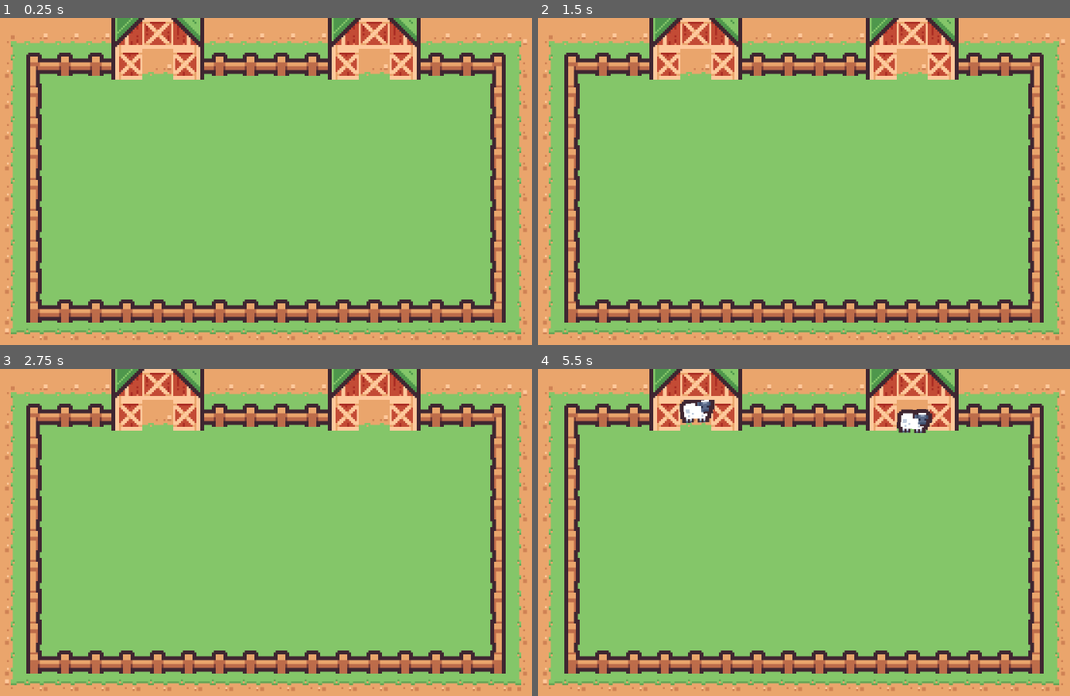
Above: before the commit, frames 1-4 (two rows, left to right).
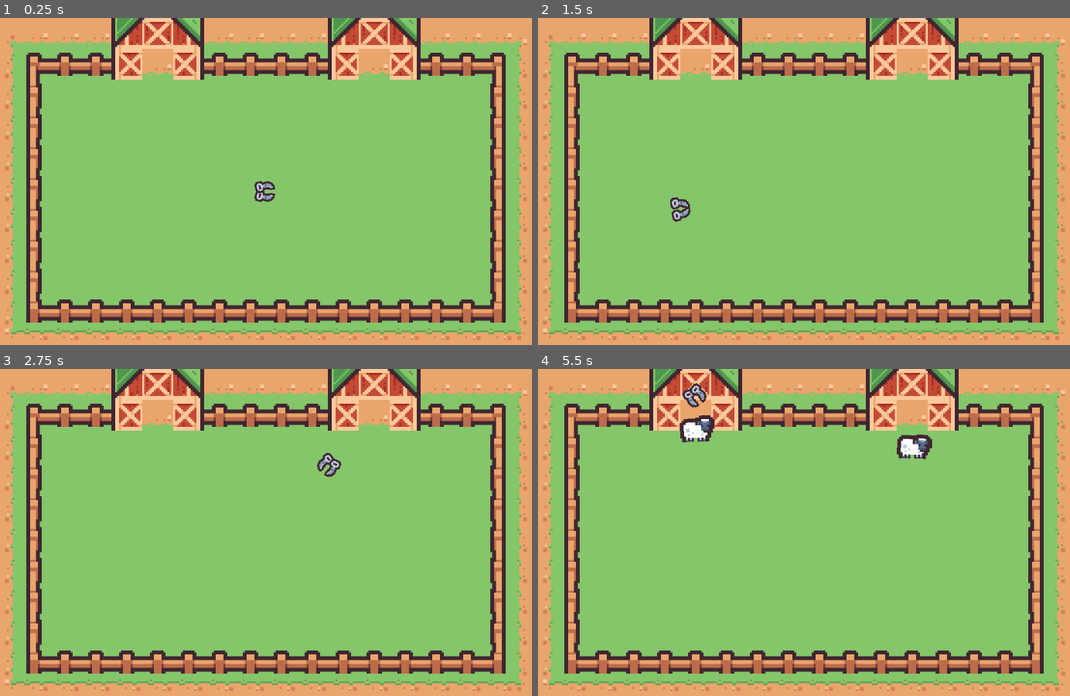
Above: after the commit, the same moments.

Repository: 0ctodice/Kenney-JAM-2026
Game: Godot game, scene res://Scene/world.tscn
Same seed, same stepped clock (60 frames per second), same inputs: the game is played once before the commit and once after it.
Inputs (mouse positions are in pixels of both pictures, inside the frame that each line leads up to):
- Up to frame 1 (0.25 s): no input
- Up to frame 2 (1.5 s): tap Enter at 0.5 s; move the mouse to (942, 174) at 0.52 s; click (942, 174) at 0.67 s; tap Space at 1.25 s; move the mouse to (681, 207) at 1.27 s; click (681, 207) at 1.42 s
- Up to frame 3 (2.75 s): tap Enter at 2 s; move the mouse to (329, 467) at 2.02 s; click (329, 467) at 2.17 s
- Up to frame 4 (5.5 s): tap Space at 2.75 s; move the mouse to (772, 610) at 2.77 s; click (772, 610) at 2.92 s; tap Enter at 3.5 s; move the mouse to (990, 594) at 3.52 s; click (990, 594) at 3.67 s; move the mouse to (910, 391) at 4.27 s; click (910, 391) at 4.42 s; move the mouse to (697, 398) at 5.02 s; click (697, 398) at 5.17 s

The runs differ from the first frame. In frame 1, 0.2% of the frame differs, in the area x 47-52%, y 49-57%; in frame 2, 0.2%; in frame 3, 0.2%; in frame 4, 1.8%, in the area x 26-75%, y 4-28%.

Commit message:
shear cursor

Diff:
--- /dev/null
+++ b/Scene/shear.tscn
@@ -0,0 +1,23 @@
+[gd_scene format=3 uid="uid://b37qfwjijsi7o"]
+
+[ext_resource type="Script" uid="uid://bqbf3re8m2h6k" path="res://Script/shear.gd" id="1_cl4ai"]
+[ext_resource type="Texture2D" uid="uid://dhsjnxi6kay3r" path="res://Asset/shear.png" id="1_t7e65"]
+
+[node name="Shear" type="Node2D" unique_id=1664780213]
+scale = Vector2(0.5, 0.5)
+script = ExtResource("1_cl4ai")
+
+[node name="Pivot1" type="Node2D" parent="." unique_id=747951981]
+rotation = -1.3089969
+
+[node name="Sprite2D" type="Sprite2D" parent="Pivot1" unique_id=1105615624]
+position = Vector2(-6, 0)
+texture = ExtResource("1_t7e65")
+
+[node name="Pivot2" type="Node2D" parent="." unique_id=303979126]
+rotation = -1.8325958
+
+[node name="Sprite2D2" type="Sprite2D" parent="Pivot2" unique_id=296628631]
+position = Vector2(6, 0)
+scale = Vector2(-1, 1)
+texture = ExtResource("1_t7e65")
--- a/Scene/world.tscn
+++ b/Scene/world.tscn
@@ -1,6 +1,7 @@
 [gd_scene format=4 uid="uid://dpglwftwpfxk"]
 
 [ext_resource type="TileSet" uid="uid://bxve4smgj54rp" path="res://Asset/tile_set.tres" id="1_emx41"]
+[ext_resource type="PackedScene" uid="uid://b37qfwjijsi7o" path="res://Scene/shear.tscn" id="1_scul4"]
 [ext_resource type="PackedScene" uid="uid://cqgv27dr0nk4y" path="res://Scene/sheep.tscn" id="2_dlwip"]
 [ext_resource type="Script" uid="uid://c21u41xj6a4dg" path="res://Script/birth_control.gd" id="3_ejll3"]
 
@@ -14,6 +15,9 @@
 
 [node name="World" type="Node2D" unique_id=913504707]
 
+[node name="Shear" parent="." unique_id=1624821069 instance=ExtResource("1_scul4")]
+z_index = 3
+
 [node name="BirthControlA" type="Area2D" parent="." unique_id=1467431638]
 position = Vector2(216, -16)
 script = ExtResource("3_ejll3")
@@ -21,14 +25,13 @@
 
 [node name="CollisionShape2D" type="CollisionShape2D" parent="BirthControlA" unique_id=848440865]
 shape = SubResource("CircleShape2D_eae6q")
-metadata/_edit_lock_ = true
 
 [node name="Timer" type="Timer" parent="BirthControlA" unique_id=2085195197]
 wait_time = 2.33
 one_shot = true
 
 [node name="FinishPointA" type="Node2D" parent="BirthControlA" unique_id=1623366748]
-position = Vector2(0, 80)
+position = Vector2(0, 114)
 
 [node name="FinishPointB" type="Node2D" parent="BirthControlA" unique_id=1822688459]
 
@@ -39,14 +42,13 @@
 
 [node name="CollisionShape2D" type="CollisionShape2D" parent="BirthControlB" unique_id=505328740]
 shape = SubResource("CircleShape2D_eae6q")
-metadata/_edit_lock_ = true
 
 [node name="Timer" type="Timer" parent="BirthControlB" unique_id=468883167]
 wait_time = 1.65
 one_shot = true
 
 [node name="FinishPointA" type="Node2D" parent="BirthControlB" unique_id=1277080036]
-position = Vector2(0, 80)
+position = Vector2(0, 114)
 
 [node name="FinishPointB" type="Node2D" parent="BirthControlB" unique_id=1732028925]
 
@@ -74,6 +76,7 @@
 metadata/_edit_lock_ = true
 
 [node name="NavigationRegion2D" type="NavigationRegion2D" parent="." unique_id=1531988442]
+visible = false
 navigation_polygon = SubResource("NavigationPolygon_eae6q")
 metadata/_edit_lock_ = true
 
--- /dev/null
+++ b/Script/shear.gd
@@ -0,0 +1,27 @@
+extends Node2D
+
+@onready var pivot_1: Node2D = $Pivot1
+@onready var pivot_2: Node2D = $Pivot2
+
+var tween: Tween
+var viewport_center: Vector2
+
+# Called when the node enters the scene tree for the first time.
+func _ready():
+	viewport_center = get_viewport_rect().size / 2.0
+	Input.mouse_mode = Input.MOUSE_MODE_HIDDEN
+
+
+# Called every frame. 'delta' is the elapsed time since the previous frame.
+func _process(delta):
+	global_position = get_viewport().get_mouse_position()
+	look_at(viewport_center)
+
+func _input(event):
+	if event is InputEventMouseButton and event.button_index == MouseButton.MOUSE_BUTTON_LEFT:
+		if event.pressed:
+			pivot_1.rotation_degrees -= 20.0
+			pivot_2.rotation_degrees += 20.0
+		else:
+			pivot_1.rotation_degrees += 20.0
+			pivot_2.rotation_degrees -= 20.0
--- a/Script/sheep.gd
+++ b/Script/sheep.gd
@@ -73,8 +73,6 @@
 
 		if can_shear:
 			if !nav_agent.is_target_reachable() or nav_agent.is_target_reached():
-				if just_birth:
-					just_birth = false
 				set_random_target()
 				can_walk = false
 				walk_timer.start(rng.randf_range(0.5, 2.0))
@@ -86,6 +84,8 @@
 					else:
 						set_random_target()
 						can_shear = true
+						if just_birth:
+							just_birth = false
 
 		if !nav_agent.is_target_reached() and can_walk and not go_back_home:
 			var last_global_position = global_position
Binary file added: Asset/shear.png
Not shown, added: Asset/shear.png.import
Not shown, added: Script/shear.gd.uid
Not shown, changed: todo.txt
